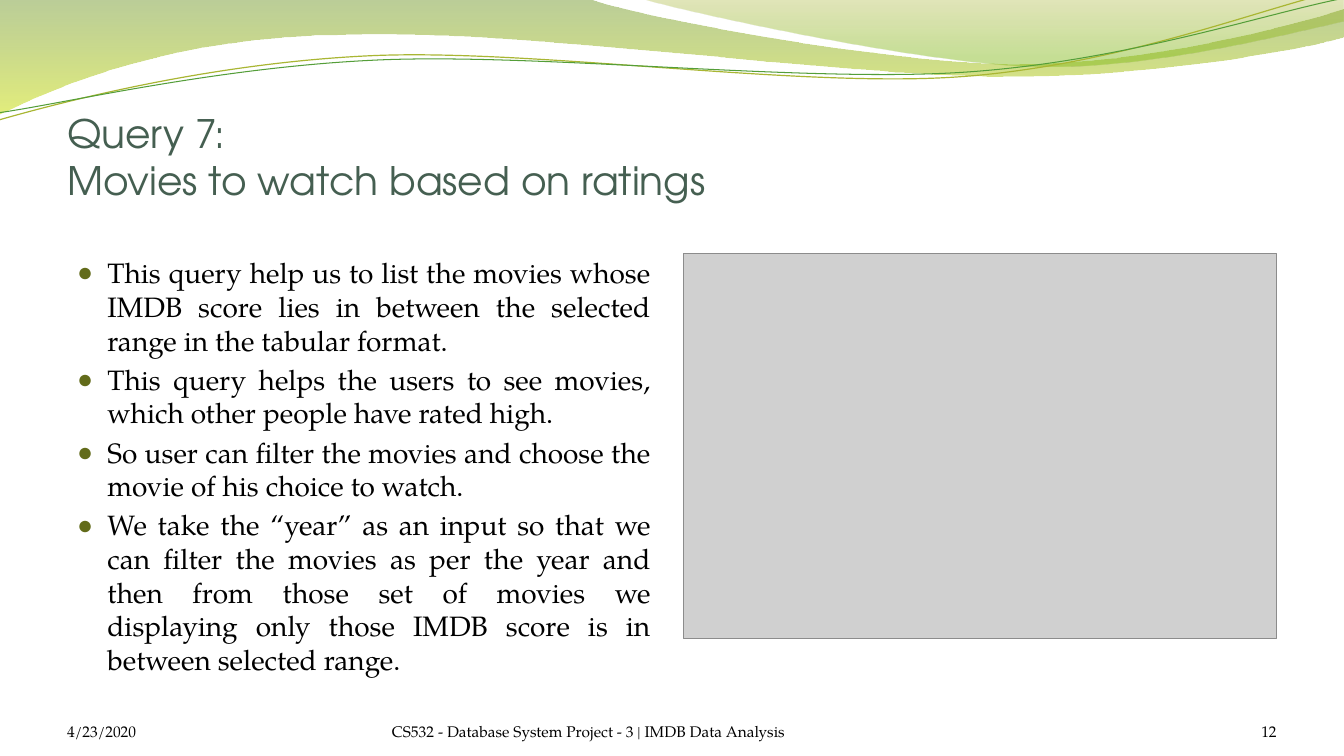
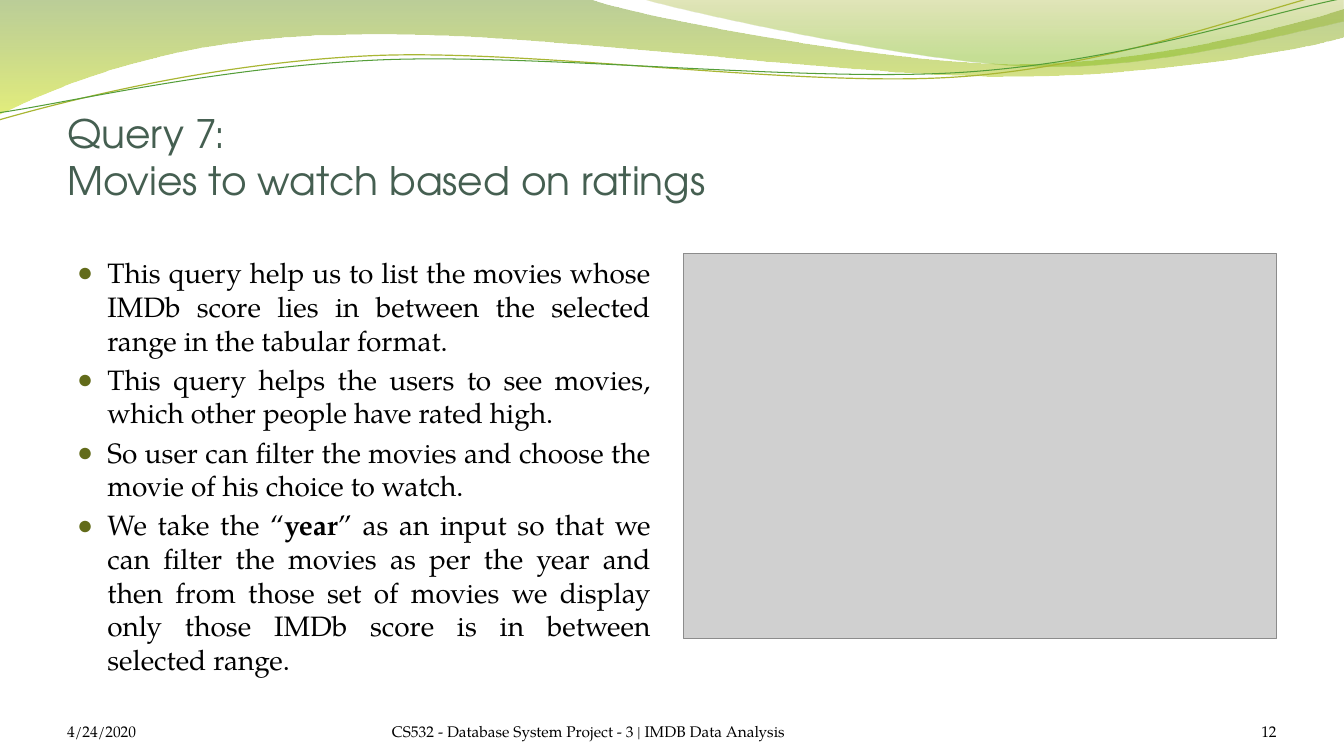
Before and after one commit to satrio-yudhoatmojo/CS532-Database-Systems-Spring-2020, a slide deck: slide 12 of Project-03/docs/saraf-yudhoatmojo_Presentation.pptx. Drawn at 1344x756 pixels with LibreOffice and Linux fonts; fonts in the diff are those of the drawing; grey boxes stand for pictures; background and template pictures are left out. Boxes give left, top, right and bottom in pixels: in the first picture for what was removed or moved away, otherwise in the second. Text is boxed around its words. In the diff, an @@ line names an element or a change of style, - is before the commit and + after.

```diff
--- a/Project-03/docs/saraf-yudhoatmojo_Presentation.pptx
+++ b/Project-03/docs/saraf-yudhoatmojo_Presentation.pptx
@@ text at [107, 262, 650, 359]: text changed @@
-● This query help us to list the movies whose IMDB score lies in between the selected range in the tabular format.
+● This query help us to list the movies whose IMDb score lies in between the selected range in the tabular format.
@@ text at [107, 514, 651, 678]: text changed @@
-● We take the “year” as an input so that we can filter the movies as per the year and then from those set of movies we displaying only those IMDB score is in between selected range.
+● We take the “year” as an input so that we can filter the movies as per the year and then from those set of movies we display only those IMDb score is in between selected range.
@@ text at [67, 726, 136, 740]: text changed @@
-4/23/2020
+4/24/2020
```
Also in this commit, not shown: 13 other slides changed, 1 slide added.
